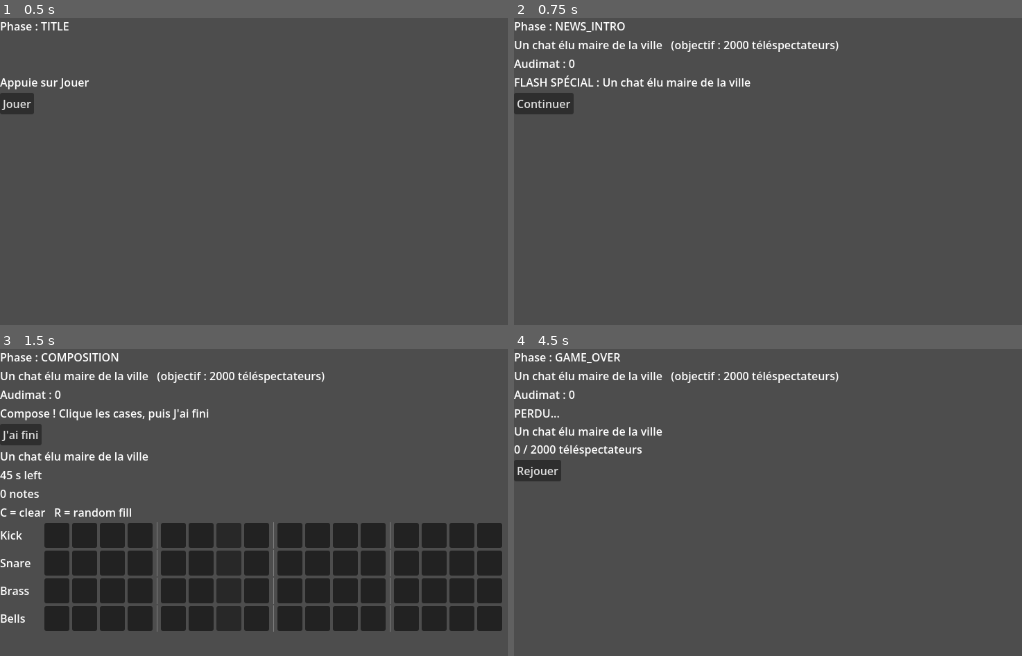
Above: before the commit, frames 1-4 (two rows, left to right).
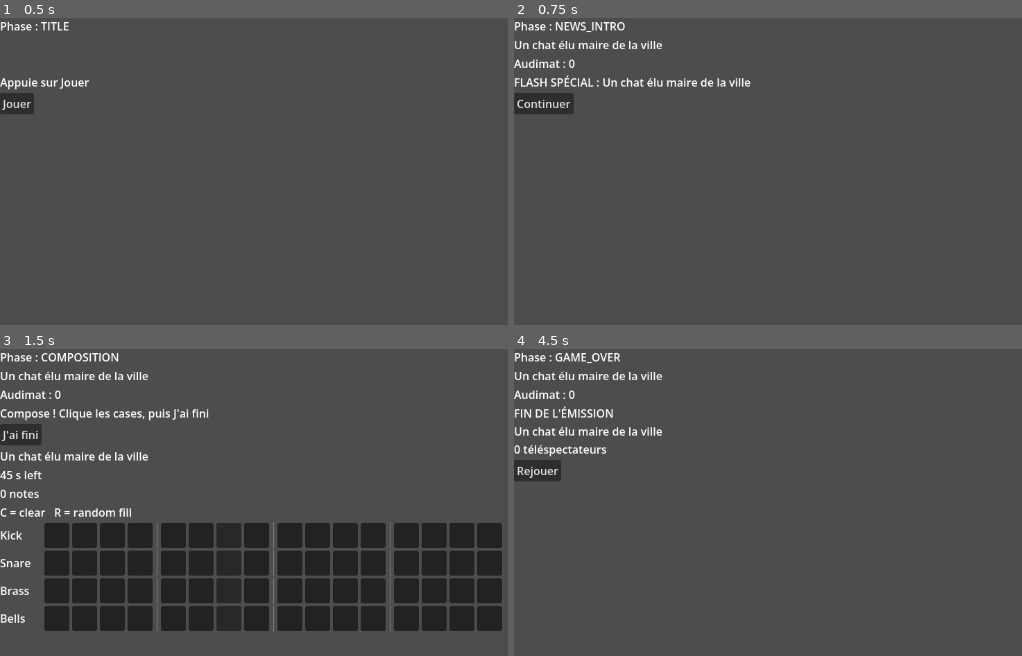
Above: after the commit, the same moments.

Repository: Lenfos/WonderJam2026
Game: Godot game, scene res://scenes/main.tscn
Same seed, same stepped clock (60 frames per second), same inputs: the game is played once before the commit and once after it. Sound files missing from this copy of the repository are replaced by a short silence.
Inputs (mouse positions are in pixels of both pictures, inside the frame that each line leads up to):
- Up to frame 1 (0.5 s): no input
- Up to frame 2 (0.75 s): click "Jouer" at 0.5 s
- Up to frame 3 (1.5 s): click "Continuer" at 1.25 s
- Up to frame 4 (4.5 s): click "J'ai fini" at 2 s; click "Continuer" at 2.75 s; click (569, 533) at 3.52 s; click (600, 533) at 4.27 s

Frame 1 is identical in both runs. In frame 2, 0.5% of the frame differs, in the area x 30-64%, y 7-12%; in frame 3, 0.5%; in frame 4, 1.2%, in the area x 0-64%, y 7-36%.

Commit message:
Remove game lost

Diff:
--- a/RythmJam/data/game_config.tres
+++ b/RythmJam/data/game_config.tres
@@ -7,5 +7,4 @@
 [resource]
 script = ExtResource("1_config")
 news_pool = Array[ExtResource("2_news")]([ExtResource("3_cat")])
-threshold = 2000
 composition_duration_sec = 45.0
--- a/RythmJam/scenes/debug/placeholder_ui.gd
+++ b/RythmJam/scenes/debug/placeholder_ui.gd
@@ -65,8 +65,8 @@
 			_info_label.text = "Compose ! Clique les cases, puis J'ai fini"
 
 
-func _on_game_started(news: NewsData, threshold: int) -> void:
-	_news_label.text = "%s   (objectif : %d téléspectateurs)" % [news.headline, threshold]
+func _on_game_started(news: NewsData) -> void:
+	_news_label.text = news.headline
 	_audimat_label.text = "Audimat : %d" % MusicBus.get_audimat()
 	_info_label.text = "FLASH SPÉCIAL : %s" % news.headline
 
@@ -87,13 +87,8 @@
 	_info_label.text = "Présentateur : « %s »" % MusicBus.get_current_news().anchor_lines[line_index]
 
 
-func _on_game_finished(won: bool, audimat: int) -> void:
-	_info_label.text = "%s\n%s\n%d / %d téléspectateurs" % [
-		"GAGNÉ !" if won else "PERDU...",
-		MusicBus.get_current_news().headline,
-		audimat,
-		MusicBus.get_threshold(),
-	]
+func _on_game_finished(audimat: int) -> void:
+	_info_label.text = "FIN DE L'ÉMISSION\n%s\n%d téléspectateurs" % [MusicBus.get_current_news().headline, audimat]
 
 
 func _add_button(bar: HBoxContainer, phase: MusicTypes.Phase, text: String, request: Signal) -> void:
--- a/RythmJam/scripts/music/game_config.gd
+++ b/RythmJam/scripts/music/game_config.gd
@@ -1,12 +1,10 @@
 class_name GameConfig
 extends Resource
-## Game flow settings: which news a game can play and the audimat needed to win.
+## Game flow settings: which news a game can play and how long the composition lasts.
 ## Instance used by the GameManager: res://data/game_config.tres.
 
 ## Each game plays one news drawn from it (see draw_news).
 @export var news_pool: Array[NewsData] = []
-## Minimum audimat to win. Placeholder value.
-@export var threshold: int = 2000
 @export var composition_duration_sec: float = 45.0
 
 
--- a/RythmJam/scripts/music/game_manager.gd
+++ b/RythmJam/scripts/music/game_manager.gd
@@ -54,10 +54,6 @@
 	return _audimat
 
 
-func get_threshold() -> int:
-	return config.threshold
-
-
 func _on_start_game_requested() -> void:
 	if not _is_request_valid(MusicTypes.Phase.TITLE, "start_game_requested"):
 		return
@@ -67,7 +63,7 @@
 	_news = news
 	_last_news = news
 	_set_phase(MusicTypes.Phase.NEWS_INTRO)
-	MusicBus.game_started.emit(_news, get_threshold())
+	MusicBus.game_started.emit(_news)
 
 
 func _on_continue_requested() -> void:
@@ -114,7 +110,7 @@
 		return
 	_audimat = audimat
 	_set_phase(MusicTypes.Phase.GAME_OVER)
-	MusicBus.game_finished.emit(_audimat >= get_threshold(), _audimat)
+	MusicBus.game_finished.emit(_audimat)
 
 
 func _set_phase(phase: MusicTypes.Phase) -> void:
--- a/RythmJam/scripts/music/music_bus.gd
+++ b/RythmJam/scripts/music/music_bus.gd
@@ -33,13 +33,13 @@
 ## Listen: UI, to switch screens.
 signal phase_changed(phase: MusicTypes.Phase)
 
-## NEWS_INTRO starts: a new game playing `news`. `threshold` is the minimum audimat to win.
-## Listen: UI, to show the breaking news headline and the goal.
-signal game_started(news: NewsData, threshold: int)
+## NEWS_INTRO starts: a new game playing `news`.
+## Listen: UI, to show the breaking news headline.
+signal game_started(news: NewsData)
 
-## GAME_OVER starts. `won` is true when `audimat` reached the threshold.
+## GAME_OVER starts. `audimat` is the final score; there is no win or loss, only a good or bad score.
 ## Listen: game over screen.
-signal game_finished(won: bool, audimat: int)
+signal game_finished(audimat: int)
 
 # --- MUSIC -> UI: COMPOSITION phase. ---
 
@@ -161,10 +161,3 @@
 	if not is_instance_valid(_game_manager):
 		return 0
 	return _game_manager.get_audimat()
-
-
-## The minimum audimat to win; 0 when no GameManager runs.
-func get_threshold() -> int:
-	if not is_instance_valid(_game_manager):
-		return 0
-	return _game_manager.get_threshold()
--- a/RythmJam/tools/check_contract.gd
+++ b/RythmJam/tools/check_contract.gd
@@ -104,7 +104,7 @@
 		assert(comments.size() >= 1 and comments.size() <= 3 and not comments.has(""), "comments: %s" % comments)
 
 	var config: GameConfig = load("res://data/game_config.tres")
-	assert(news in config.news_pool and config.threshold > 0)
+	assert(news in config.news_pool)
 	config.news_pool = [news]
 	assert(config.draw_news(news) == news, "a single news is drawn again")
 	var other := NewsData.new()
@@ -118,7 +118,7 @@
 	for signal_name in ["game_started", "game_finished", "performance_finished"]:
 		assert(bus.has_signal(signal_name), "MusicBus.%s is missing" % signal_name)
 	assert(bus.get_current_phase() == MusicTypes.Phase.TITLE and bus.get_current_news() == null, "defaults without a GameManager")
-	assert(bus.get_audimat() == 0 and bus.get_threshold() == 0 and bus.get_song_time() == 0.0, "defaults without a GameManager")
+	assert(bus.get_audimat() == 0 and bus.get_song_time() == 0.0, "defaults without a GameManager")
 	bus.free()
 
 	var lane_keys: Array[Key] = [KEY_D, KEY_F, KEY_J, KEY_K]
Not shown, changed: RythmJam/docs/CONTRACT.md
